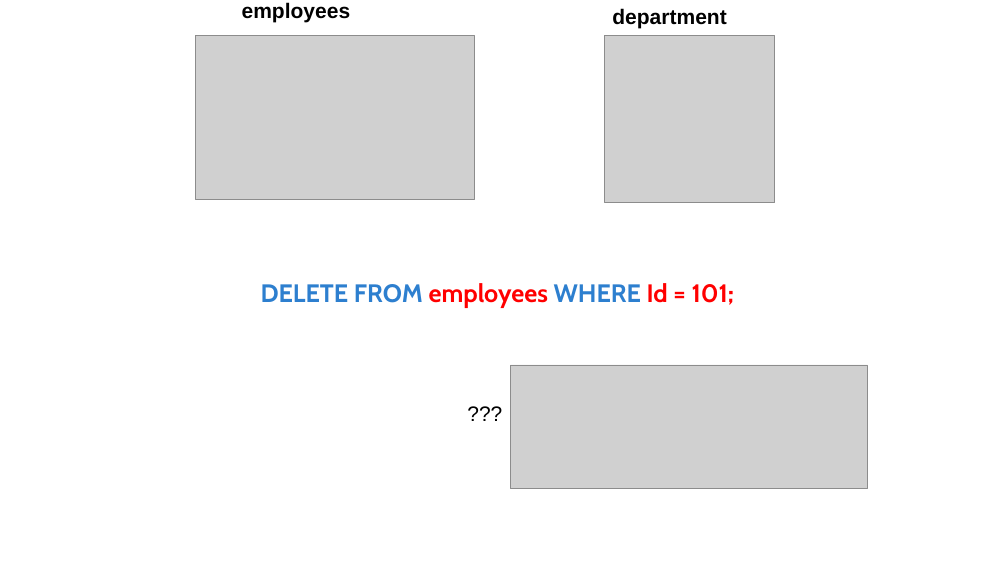
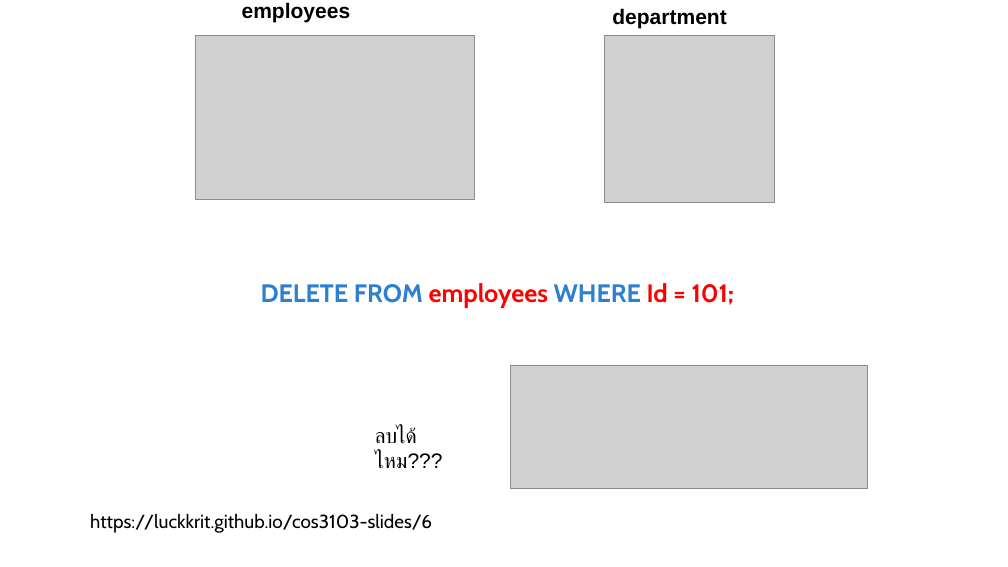
Before and after one commit to luckkrit/cos3103, a slide deck: slide 21 of public/pptx/db_constraint_codd_rule.pptx. Drawn at 1008x567 pixels with LibreOffice and Linux fonts; fonts in the diff are those of the drawing; grey boxes stand for pictures. Boxes give left, top, right and bottom in pixels: in the first picture for what was removed or moved away, otherwise in the second. Text is boxed around its words. In the diff, an @@ line names an element or a change of style, - is before the commit and + after.

```diff
--- a/public/pptx/db_constraint_codd_rule.pptx
+++ b/public/pptx/db_constraint_codd_rule.pptx
@@ text at bbox=[375, 427, 443, 469]: text changed @@
-???
+ลบได้ไหม???
@@ text added at bbox=[90, 513, 432, 533], 18 pt, text #000000 @@
+https://luckkrit.github.io/cos3103-slides/6
```
Also in this commit, not shown: 12 other slides changed, 13 slides added.
